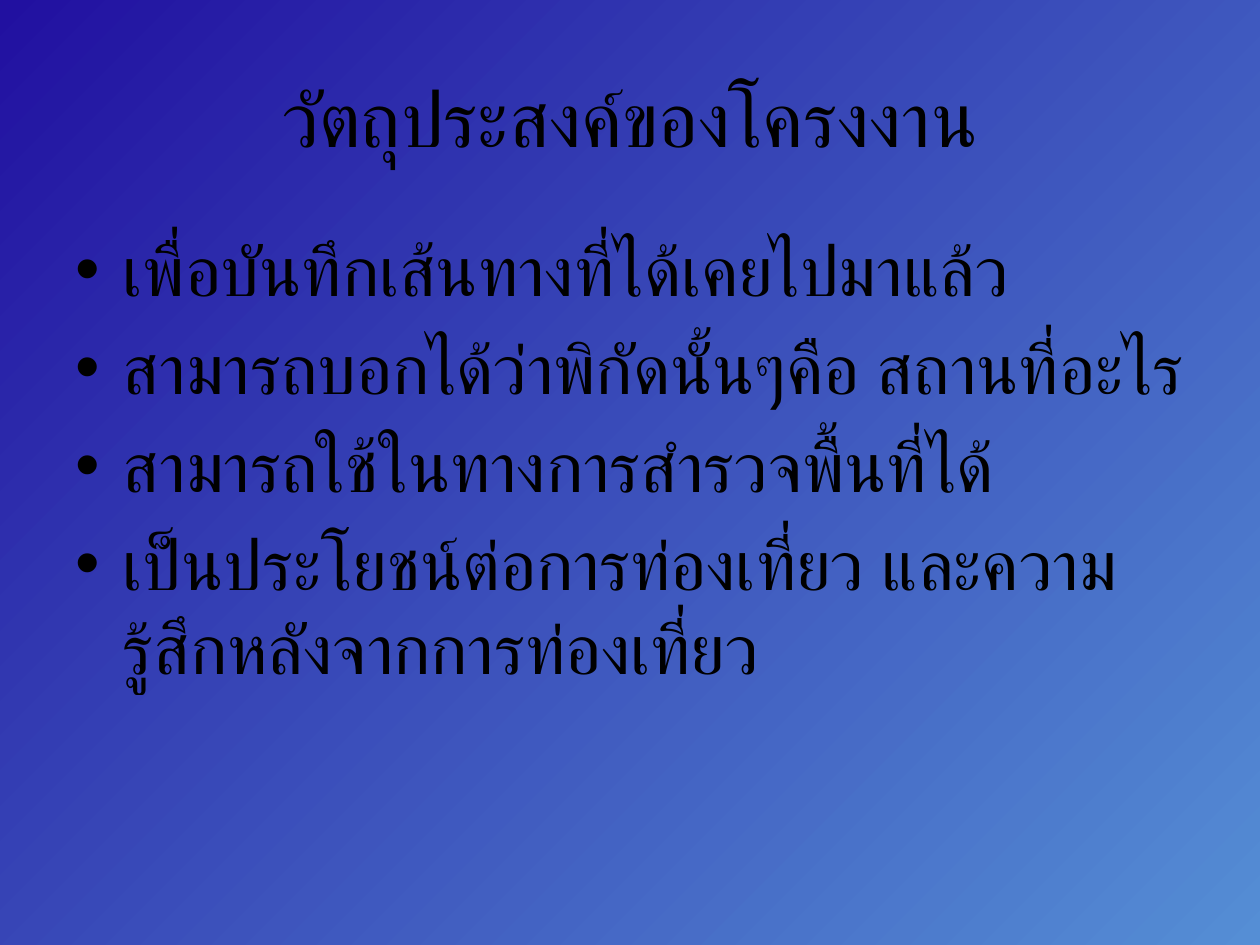
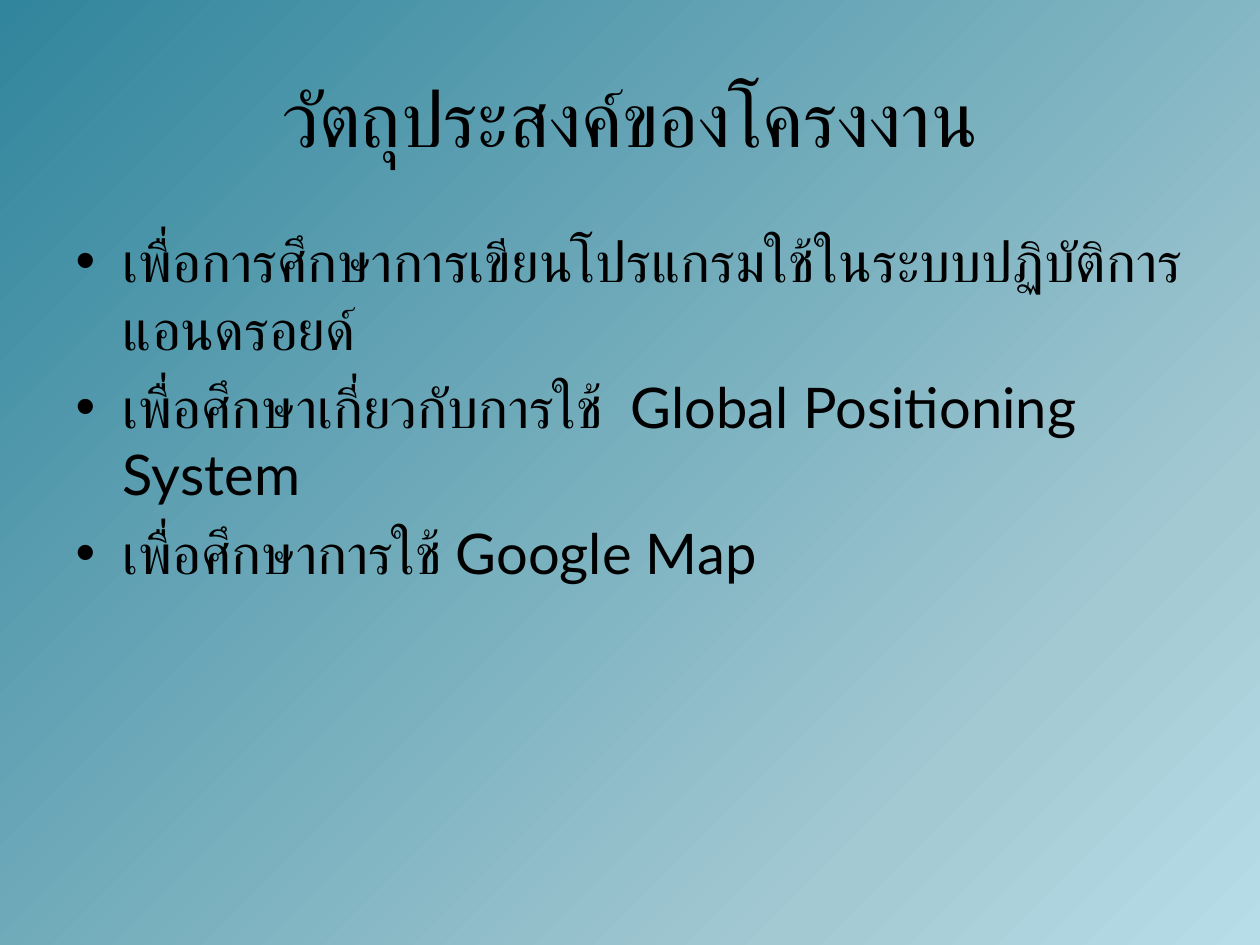
Before and after one commit to amfeelgood/Senior_Project, a slide deck: slide 6 of Doc/ProjectPresentation1.pptx (slide 3 before the commit). Drawn at 1260x945 pixels with LibreOffice and Linux fonts; fonts in the diff are those of the drawing. Boxes give left, top, right and bottom in pixels: in the first picture for what was removed or moved away, otherwise in the second. Text is boxed around its words. In the diff, an @@ line names an element or a change of style, - is before the commit and + after.

```diff
--- a/Doc/ProjectPresentation1.pptx
+++ b/Doc/ProjectPresentation1.pptx
@@ background gradient #558ED5 to #2110A0 to #FFFFFF to #FFEBFA to gradient #B7DEE8 to #A3C9D3 to #31859C to #FFFFFF to #FFEBFA @@
@@ text at (123,238,1182,584): text changed; size 40 to 32 pt; font Calibri to Lato @@
-• เพื่อบันทึกเส้นทางที่ได้เคยไปมาแล้ว
-• สามารถบอกได้ว่าพิกัดนั้นๆคือ สถานที่อะไร
-• สามารถใช้ในทางการสำรวจพื้นที่ได้
-• เป็นประโยชน์ต่อการท่องเที่ยว และความรู้สึกหลังจากการท่องเที่ยว
+• เพื่อการศึกษาการเขียนโปรแกรมใช้ในระบบปฏิบัติการแอนดรอยด์
+• เพื่อศึกษาเกี่ยวกับการใช้ Global Positioning System
+• เพื่อศึกษาการใช้ Google Map
```
Also in this commit, not shown: 4 other slides changed, 7 slides added, 1 slide removed.
